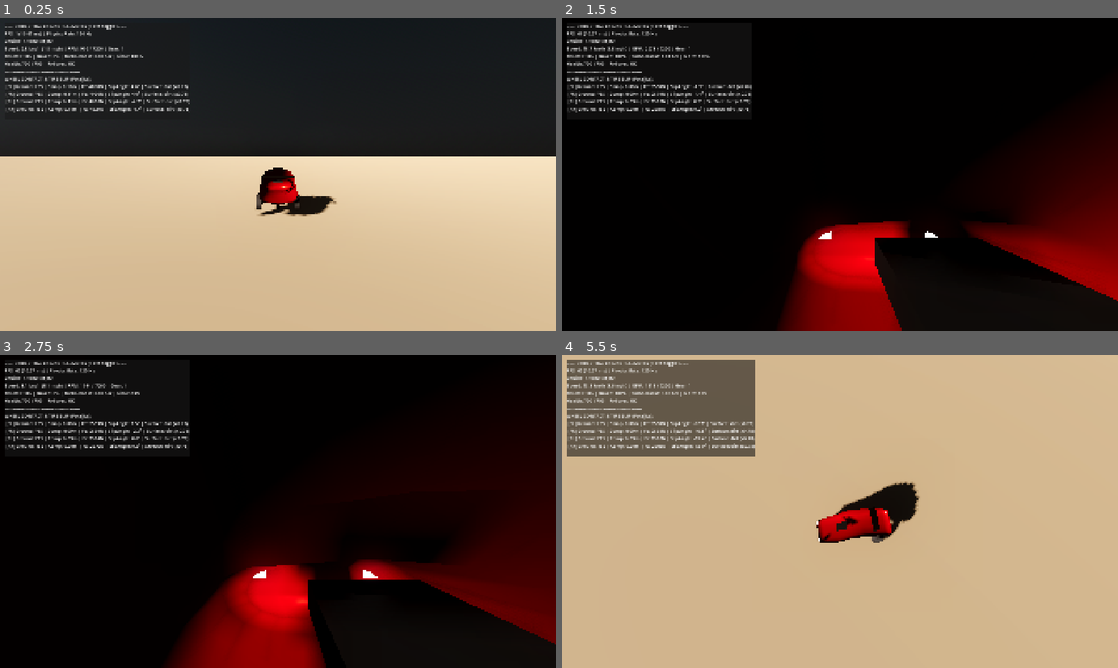
Above: before the commit, frames 1-4 (two rows, left to right).
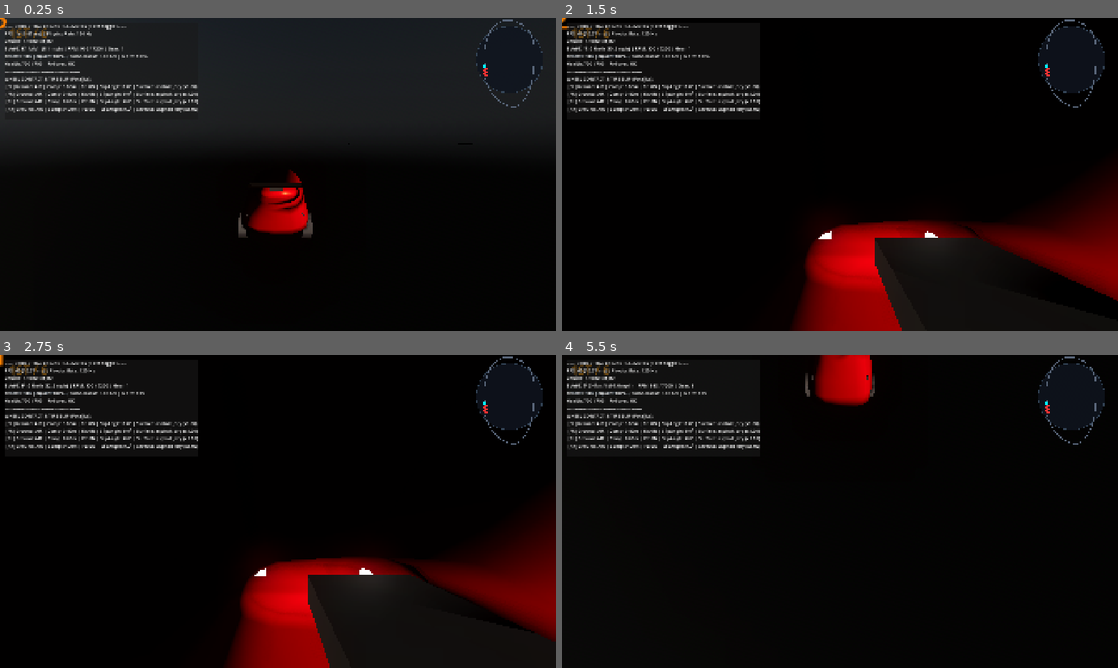
Above: after the commit, the same moments.

Repository: RYuK006/S
Game: Godot game, scene res://src/scenes/main.tscn
The game is run twice, just before and just after one commit, with the same random seed, the same clock (stepped at 60 frames per second) and the same inputs.
Inputs:
- Up to frame 1 (0.25 s): no input
- Up to frame 2 (1.5 s): hold D (steer_right) 0.53-1.28 s; hold W (throttle) 0.53-1.28 s; hold S (brake) from 1.28 s (still down); tap C (camera_switch) at 1.35 s
- Up to frame 3 (2.75 s): tap W (throttle) at 1.55, 2.3 s; release S (brake) at 2.03 s; hold D (steer_right) from 2.03 s (still down); hold Shift (nitro) from 2.03 s (still down)
- Up to frame 4 (5.5 s): release Shift (nitro) at 2.78 s; tap W (throttle) at 2.85, 4.55, 5.3 s; release D (steer_right) at 3.53 s; hold W (throttle) 3.53-4.28 s; hold A (steer_left) 3.53-5.03 s; tap C (camera_switch) at 4.35 s; hold S (brake) from 5.03 s (still down); hold Shift (nitro) from 5.03 s (still down)

The runs differ from the first frame. In frame 1, 57% of the frame differs, in the area x 0-100%, y 0-100%; in frame 2, 13%; in frame 3, 17%; in frame 4, 99%.
Error after the commit: Invalid access to property or key 'engineRPM' on a base object of type 'RigidBody3D (VehicleController)'. (res://src/ui/race_hud.gd:131)

Commit message:
feat(game): integrate 5 AI opponents, starting grid, race manager and HUD into main coordinator

Diff:
--- a/src/scenes/main.gd
+++ b/src/scenes/main.gd
@@ -1,5 +1,5 @@
 # main.gd
-# Main Game Coordinator for Stage 1: Assembles physics, procedural graphics, audio and telemetry.
+# Main Game Coordinator for Stage 2: 3-Lap Circuit Race with 5 AI rivals, countdown, HUD & minimap.
 class_name MainGame
 extends Node3D
 
@@ -8,19 +8,31 @@
 const ProceduralAudioEngine = preload("res://src/audio/procedural_audio_engine.gd")
 const CameraRig = preload("res://src/core/camera_rig.gd")
 const DebugOverlay = preload("res://src/ui/debug_overlay.gd")
-const TestTrack = preload("res://src/scenes/test_track.gd")
+const SplineTrack = preload("res://src/tracks/spline_track.gd")
+const AIDriver = preload("res://src/ai/ai_driver.gd")
+const RaceManager = preload("res://src/core/race_manager.gd")
+const RaceHUD = preload("res://src/ui/race_hud.gd")
+const SkidMarks = preload("res://src/fx/skid_marks.gd")
 
-var car: VehicleController
-var car_mesh: ProceduralCarMesh
+var player_car: VehicleController
+var player_car_mesh: ProceduralCarMesh
 var audio_engine: ProceduralAudioEngine
 var camera_rig: CameraRig
 var debug_overlay: DebugOverlay
-var test_track: TestTrack
+var track: SplineTrack
+var race_mgr: RaceManager
+var race_hud: RaceHUD
+var skid_marks: SkidMarks
+
+var ai_cars: Array[VehicleController] = []
 
 func _ready():
 	_setup_lighting()
-	_setup_world()
+	_setup_track()
+	_setup_skidmarks()
 	_setup_player()
+	_setup_ai_opponents()
+	_setup_race_manager()
 	_setup_audio()
 	_setup_camera()
 	_setup_ui()
@@ -28,47 +40,96 @@
 func _setup_lighting():
 	var sun = DirectionalLight3D.new()
 	sun.name = "SunLight"
-	sun.rotation = Vector3(deg_to_rad(-22.0), deg_to_rad(-45.0), 0)
-	sun.light_color = Color(1.0, 0.92, 0.82) # Warm golden hour sunlight
+	sun.rotation = Vector3(deg_to_rad(-24.0), deg_to_rad(-40.0), 0)
+	sun.light_color = Color(1.0, 0.94, 0.85)
 	sun.light_energy = 3.6
 	sun.shadow_enabled = true
 	sun.directional_shadow_mode = DirectionalLight3D.SHADOW_PARALLEL_4_SPLITS
-	sun.directional_shadow_max_distance = 250.0
-	sun.directional_shadow_split_1 = 0.08
-	sun.directional_shadow_split_2 = 0.22
-	sun.directional_shadow_split_3 = 0.55
-	sun.shadow_bias = 0.03
+	sun.directional_shadow_max_distance = 350.0
+	sun.shadow_bias = 0.02
 	add_child(sun)
 
 	var world_env = WorldEnvironment.new()
 	world_env.environment = load("res://src/render/default_env.tres")
 	add_child(world_env)
 
-func _setup_world():
-	test_track = TestTrack.new()
-	test_track.name = "TestTrack"
-	add_child(test_track)
+func _setup_track():
+	track = SplineTrack.new()
+	track.name = "SplineTrack"
+	add_child(track)
+	track.setup_circuit()
+
+func _setup_skidmarks():
+	skid_marks = SkidMarks.new()
+	skid_marks.name = "SkidMarks"
+	add_child(skid_marks)
 
 func _setup_player():
-	car = VehicleController.new()
-	car.name = "PlayerVehicle"
-	car.car_id = "sprinter_r2"
-	car.position = Vector3(0, 0.8, -120)
-	add_child(car)
+	player_car = VehicleController.new()
+	player_car.name = "PlayerVehicle"
+	player_car.car_id = "sprinter_r2"
+	# Grid position 6 (starting at back of grid)
+	player_car.position = Vector3(-3.5, 0.6, -35.0)
+	add_child(player_car)
 
-	# Attach procedural mesh
-	car_mesh = ProceduralCarMesh.new()
-	car_mesh.name = "ProceduralMesh"
-	car_mesh.build_car(car.recipe)
-	car.add_child(car_mesh)
-	car.car_mesh_instance = car_mesh
+	player_car_mesh = ProceduralCarMesh.new()
+	player_car_mesh.build_car(player_car.recipe)
+	player_car.add_child(player_car_mesh)
+	player_car.car_mesh_instance = player_car_mesh
 
-	# Connect visual wheel links
-	for i in range(car.wheels.size()):
-		var w = car.wheels[i]
-		# Find corresponding visual wheel in mesh
-		if car_mesh.get_child_count() > i + 5: # After body, scoop, wing, lights
-			w.wheel_visual = car_mesh.get_child(i + 5)
+	for i in range(player_car.wheels.size()):
+		var w = player_car.wheels[i]
+		if player_car_mesh.get_child_count() > i + 5:
+			w.wheel_visual = player_car_mesh.get_child(i + 5)
+
+func _setup_ai_opponents():
+	ai_cars.clear()
+	var ai_configs = [
+		{ "name": "Viktor 'Rotor' Hale", "style": "Aggressive", "pos": Vector3(3.5, 0.6, 15.0), "color": Color(0.95, 0.2, 0.1) },
+		{ "name": "Mina Cross", "style": "Tactical", "pos": Vector3(-3.5, 0.6, 5.0), "color": Color(0.1, 0.6, 0.95) },
+		{ "name": "Dozer Okafor", "style": "Bully", "pos": Vector3(3.5, 0.6, -5.0), "color": Color(0.2, 0.8, 0.2) },
+		{ "name": "Lena Vash", "style": "Drifter", "pos": Vector3(-3.5, 0.6, -15.0), "color": Color(0.9, 0.7, 0.1) },
+		{ "name": "'Hollow' Pike", "style": "Trickster", "pos": Vector3(3.5, 0.6, -25.0), "color": Color(0.7, 0.2, 0.8) }
+	]
+
+	for cfg in ai_configs:
+		var ai_car = VehicleController.new()
+		ai_car.name = "AI_" + cfg.name
+		ai_car.car_id = "sprinter_r2"
+		ai_car.position = cfg.pos
+		add_child(ai_car)
+
+		var ai_mesh = ProceduralCarMesh.new()
+		ai_mesh.build_car(ai_car.recipe)
+		# Unique livery color for each AI opponent
+		if ai_mesh.body_mesh_instance:
+			var mat = StandardMaterial3D.new()
+			mat.albedo_color = cfg.color
+			mat.metallic = 0.8
+			mat.roughness = 0.15
+			mat.clearcoat_enabled = true
+			mat.clearcoat = 1.0
+			ai_mesh.body_mesh_instance.material_override = mat
+		ai_car.add_child(ai_mesh)
+		ai_car.car_mesh_instance = ai_mesh
+
+		for i in range(ai_car.wheels.size()):
+			var w = ai_car.wheels[i]
+			if ai_mesh.get_child_count() > i + 5:
+				w.wheel_visual = ai_mesh.get_child(i + 5)
+
+		var ai_driver = AIDriver.new()
+		ai_driver.name = "Driver"
+		ai_car.add_child(ai_driver)
+		ai_driver.setup(ai_car, track, cfg.name, cfg.style)
+
+		ai_cars.append(ai_car)
+
+func _setup_race_manager():
+	race_mgr = RaceManager.new()
+	race_mgr.name = "RaceManager"
+	add_child(race_mgr)
+	race_mgr.setup_race(track, player_car, ai_cars, 3)
 
 func _setup_audio():
 	audio_engine = ProceduralAudioEngine.new()
@@ -78,29 +139,40 @@
 func _setup_camera():
 	camera_rig = CameraRig.new()
 	camera_rig.name = "CameraRig"
-	camera_rig.target_vehicle = car
+	camera_rig.target_vehicle = player_car
 	add_child(camera_rig)
 
 func _setup_ui():
+	race_hud = RaceHUD.new()
+	race_hud.name = "RaceHUD"
+	add_child(race_hud)
+	race_hud.setup(player_car, race_mgr, track)
+
 	debug_overlay = DebugOverlay.new()
 	debug_overlay.name = "DebugOverlay"
-	debug_overlay.target_vehicle = car
+	debug_overlay.target_vehicle = player_car
 	add_child(debug_overlay)
 
 func _process(_delta: float):
-	if car and audio_engine:
-		# Calculate maximum tire slip across all wheels
-		var max_slip = 0.0
-		var current_surface = "asphalt_dry"
-		for w in car.wheels:
-			max_slip = max(max_slip, abs(w.slip_angle) + abs(w.slip_ratio))
-			if w.is_grounded:
-				current_surface = w.surface_type
+	if not player_car:
+		return
 
-		audio_engine.update_parameters(
-			car.engine_rpm,
-			car.throttle_input,
-			car.turbo_boost,
-			max_slip,
-			current_surface
-		)
+	# 1. Update Audio
+	var max_slip = 0.0
+	var current_surf = "asphalt_dry"
+	for w in player_car.wheels:
+		max_slip = max(max_slip, abs(w.slip_angle) + abs(w.slip_ratio))
+		if w.is_grounded:
+			current_surf = w.surface_type
+			# Spawn Skid Marks when sliding
+			if (abs(w.slip_angle) > 0.16 or abs(w.slip_ratio) > 0.22) and skid_marks:
+				var wheel_right = w.global_transform.basis.x.normalized()
+				skid_marks.add_mark(w.contact_point, w.contact_normal, wheel_right, 0.22, 0.75)
+
+	audio_engine.update_parameters(
+		player_car.engine_rpm,
+		player_car.throttle_input,
+		player_car.turbo_boost,
+		max_slip,
+		current_surf
+	)
